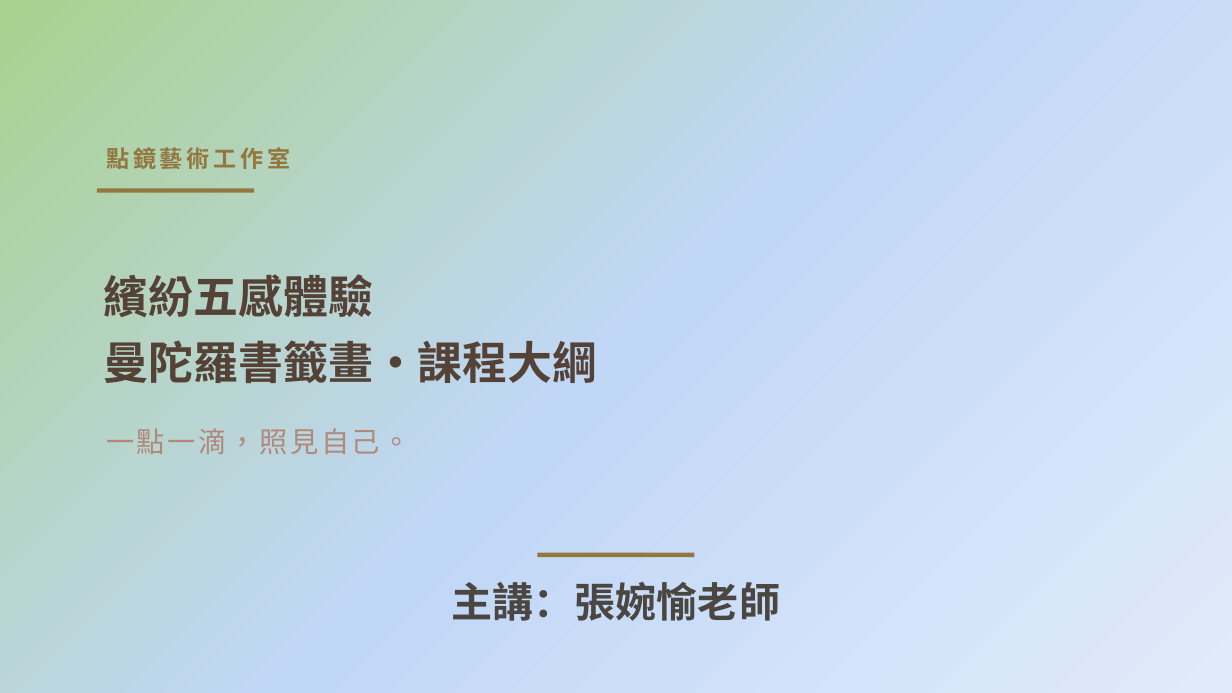
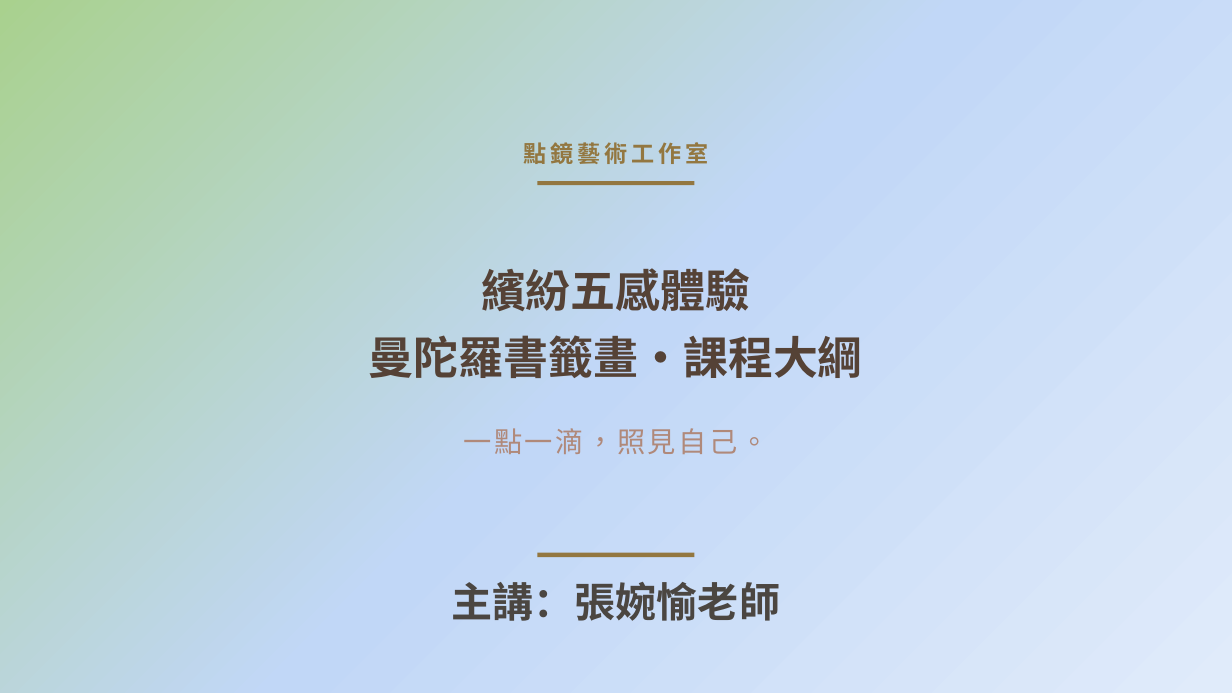
Before and after one commit to serina168/mandala-beginner, a slide deck: slide 1 of 繽紛五感體驗曼陀羅書籤畫_課程大綱.pptx. Drawn at 1232x693 pixels with LibreOffice and Linux fonts; fonts in the diff are those of the drawing; background and template pictures are left out. Boxes give left, top, right and bottom in pixels: in the first picture for what was removed or moved away, otherwise in the second. Text is boxed around its words. In the diff, an @@ line names an element or a change of style, - is before the commit and + after.

```diff
--- a/繽紛五感體驗曼陀羅書籤畫_課程大綱.pptx
+++ b/繽紛五感體驗曼陀羅書籤畫_課程大綱.pptx
@@ alignment left to centre in 3 elements at [369,268,863,378], [463,428,768,454], [524,142,709,164] @@
@@ text "點鏡藝術工作室": place and size @@
-text "點鏡藝術工作室" at [106,147,291,169]
+text "點鏡藝術工作室" at [524,142,709,164]
@@ title "繽紛五感體驗": place and size @@
-title "繽紛五感體驗" at [103,274,597,391]
+title "繽紛五感體驗" at [369,268,863,378]
@@ rectangle: place and size @@
-rectangle at [97,189,254,192]
+rectangle at [538,181,695,185]
@@ text "一點一滴，照見自己。": place and size @@
-text "一點一滴，照見自己。" at [106,428,411,454]
+text "一點一滴，照見自己。" at [463,428,768,454]
```
Also in this commit, not shown: 8 other slides changed, 1 other file.
